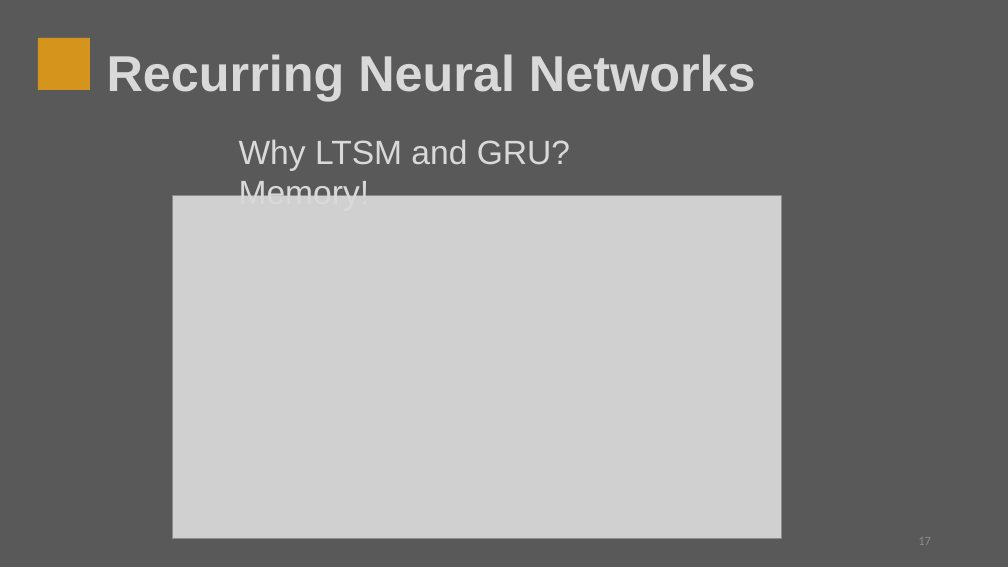
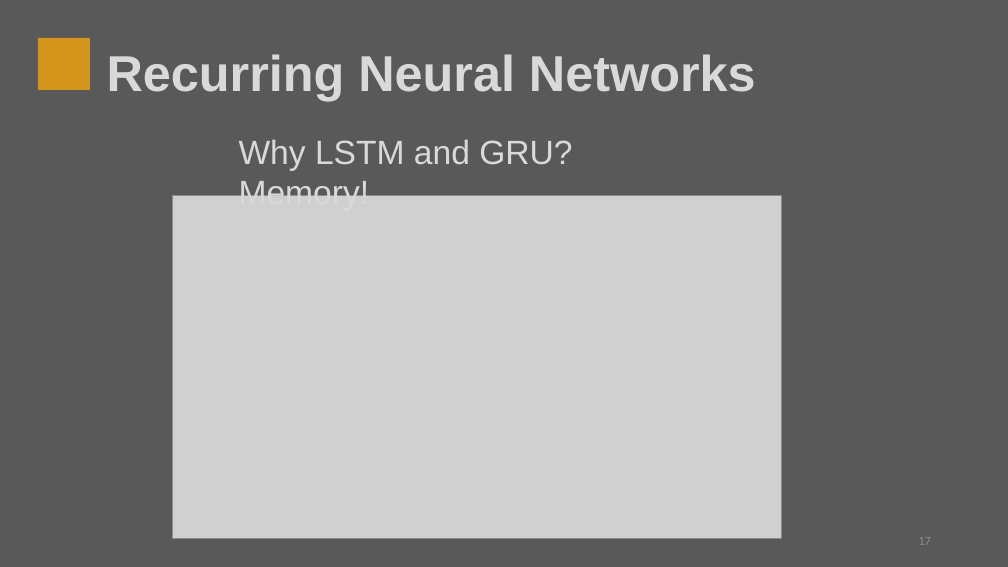
Before and after one commit to ArtemLukinov/Hotel-Occupancy-and-Revenue-Forecaster, a slide deck: slide 17 of Presentation.pptx. Drawn at 1008x567 pixels with LibreOffice and Linux fonts; fonts in the diff are those of the drawing; grey boxes stand for pictures. Boxes give left, top, right and bottom in pixels: in the first picture for what was removed or moved away, otherwise in the second. Text is boxed around its words. In the diff, an @@ line names an element or a change of style, - is before the commit and + after.

```diff
--- a/Presentation.pptx
+++ b/Presentation.pptx
@@ text at bbox=[239, 139, 572, 196]: text changed @@
-Why LTSM and GRU? Memory!
+Why LSTM and GRU? Memory!
```
Also in this commit, not shown: 1 other file.
